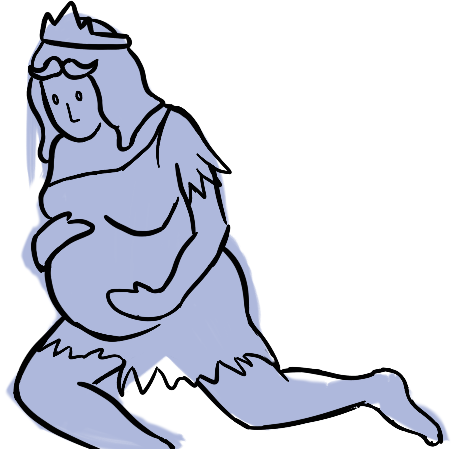
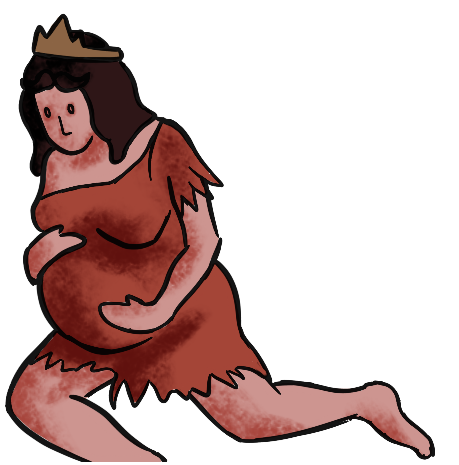
The second 459 x 465 image is a revision of the first. Changes to its layers:
painted on "Capa pegada" over [5, 0, 451, 462]
